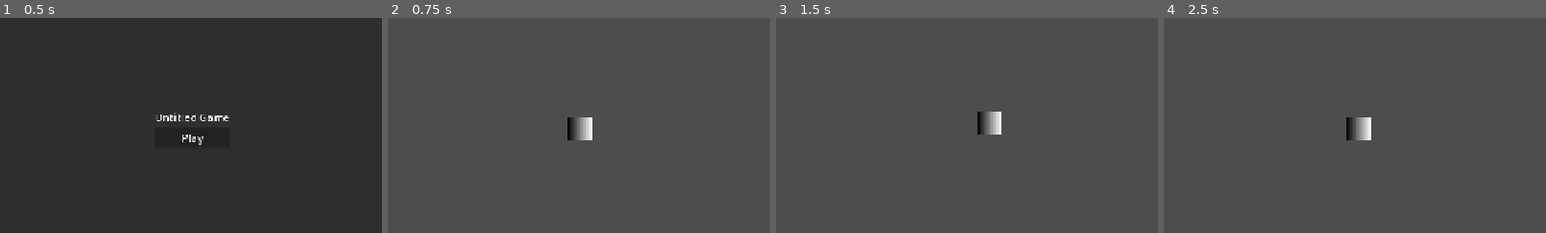
Above: before the commit, frames 1-4 (left to right).
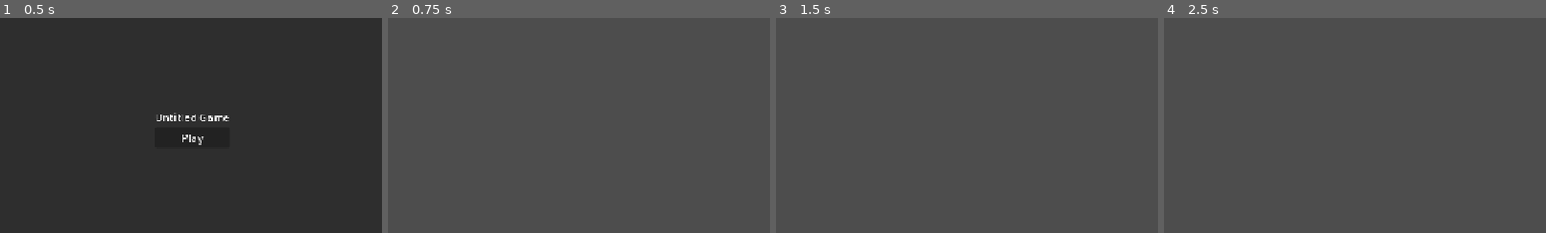
Above: after the commit, the same moments.

Repository: jollyroger182/clocked-in
Game: Godot game, scene res://scenes/menu/menu.tscn
Same seed, same stepped clock (60 frames per second), same inputs: the game is played once before the commit and once after it.
Inputs (mouse positions are % of the whole screen's width and height, from its top left):
- Up to frame 1 (0.5 s): no input
- Up to frame 2 (0.75 s): click "Play" at 0.5 s
- Up to frame 3 (1.5 s): tap Enter (ui_accept) at 1.25 s; move the mouse to (72, 45) at 1.27 s; hold D (right) from 1.28 s (still down); tap W (front) at 1.35 s; click (72, 45) at 1.42 s
- Up to frame 4 (2.5 s): tap Enter (ui_accept) at 1.52, 1.55, 1.82 s; release D (right) at 2 s; drag from (30, 55) to (45, 70) at 2.02 s
The pictures show only the part of the screen within x 25-75%, y 24-74%; the shares and areas given below are measured in that part.

Frame 1 is identical in both runs. In frame 2, 0.6% of the frame differs, in the area x 47-54%, y 46-57%; in frame 3, 0.6%; in frame 4, 0.6%.

Commit message:
deleted :noooovanish:

Diff:
--- a/scenes/game/game.tscn
+++ b/scenes/game/game.tscn
@@ -1,10 +1,13 @@
-[gd_scene load_steps=2 format=3 uid="uid://bfkc4a63t74qq"]
-
-[ext_resource type="PackedScene" uid="uid://bm2ak5hyrvdbh" path="res://scenes/player/player.tscn" id="1_sul5r"]
+[gd_scene format=3 uid="uid://bfkc4a63t74qq"]
 
 [node name="Game" type="Node2D"]
 
-[node name="Player" parent="." instance=ExtResource("1_sul5r")]
+[node name="UI" type="CanvasLayer" parent="."]
 
-[node name="Camera2D" type="Camera2D" parent="Player"]
-position_smoothing_enabled = true
+[node name="Label" type="Label" parent="UI"]
+anchors_preset = 1
+anchor_left = 1.0
+anchor_right = 1.0
+offset_left = -40.0
+offset_bottom = 23.0
+grow_horizontal = 0
--- a/scenes/player/player.tscn
+++ /dev/null
@@ -1,21 +0,0 @@
-[gd_scene load_steps=5 format=3 uid="uid://bm2ak5hyrvdbh"]
-
-[ext_resource type="Script" uid="uid://cjrr8txwoa4al" path="res://scenes/player/player_movement.gd" id="1_8afob"]
-
-[sub_resource type="CircleShape2D" id="CircleShape2D_x7p2l"]
-radius = 20.0
-
-[sub_resource type="Gradient" id="Gradient_8afob"]
-
-[sub_resource type="GradientTexture2D" id="GradientTexture2D_dovo2"]
-gradient = SubResource("Gradient_8afob")
-
-[node name="Player" type="CharacterBody2D"]
-script = ExtResource("1_8afob")
-
-[node name="CollisionShape2D" type="CollisionShape2D" parent="."]
-shape = SubResource("CircleShape2D_x7p2l")
-
-[node name="Sprite2D" type="Sprite2D" parent="."]
-scale = Vector2(0.5625, 0.5625)
-texture = SubResource("GradientTexture2D_dovo2")
--- a/scenes/player/player_movement.gd
+++ /dev/null
@@ -1,26 +0,0 @@
-extends CharacterBody2D
-
-
-const SPEED = 300.0
-const JUMP_VELOCITY = -400.0
-
-
-func _physics_process(delta: float) -> void:
-	# Add the gravity.
-	if not is_on_floor():
-		velocity += get_gravity() * delta
-
-	# Handle jump.
-	if Input.is_action_just_pressed("ui_accept") and is_on_floor():
-		velocity.y = JUMP_VELOCITY
-
-	# Get the input direction and handle the movement/deceleration.
-	# As good practice, you should replace UI actions with custom gameplay actions.
-	var direction := Input.get_vector("left", "right", "front", "back")
-	if direction:
-		velocity = direction * SPEED
-	else:
-		velocity.x = move_toward(velocity.x, 0, SPEED)
-		velocity.y = move_toward(velocity.y, 0, SPEED)
-
-	move_and_slide()
Not shown, removed: scenes/player/player_movement.gd.uid
